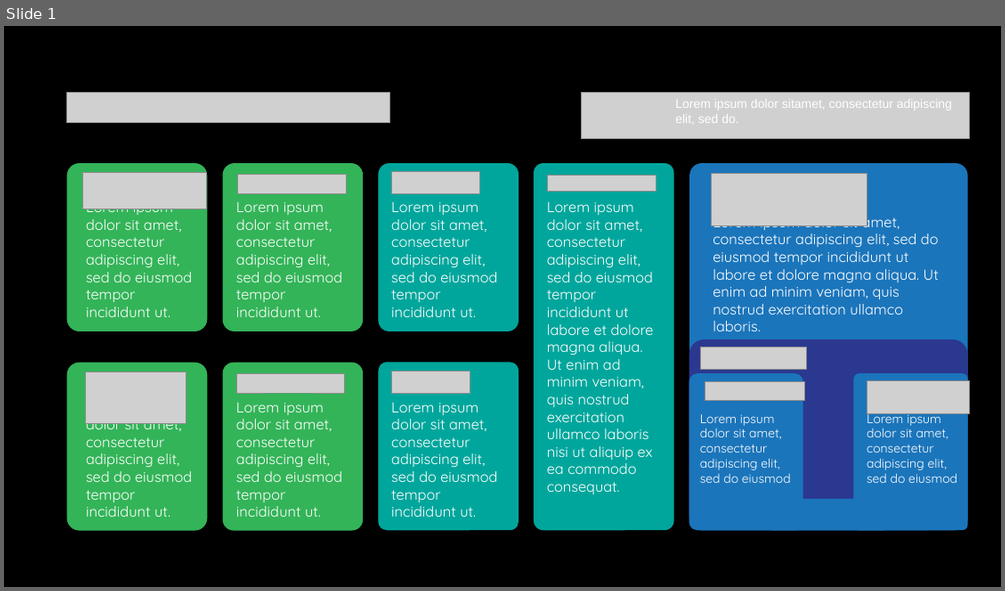
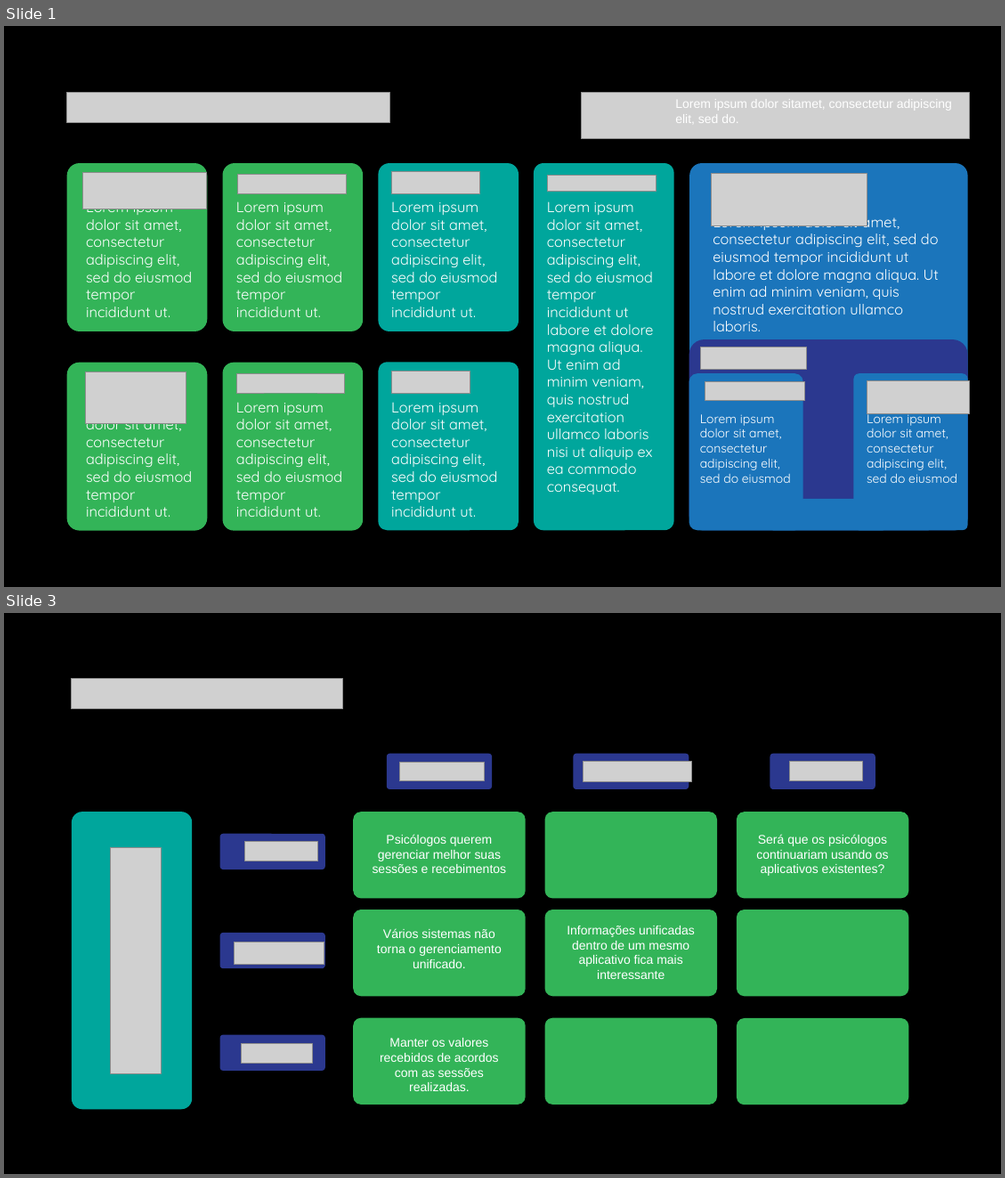
Before and after one commit to mjaramos/projeto_aplicado_igti, a slide deck: Documentos/Modelo Canvas do Projeto Aplicado - 2021.pptx. Shown one above the other, each under a label of ours: slide 1 before the commit, slides 1 and 3 after it; the slides between them are not shown. The pictures are 1005x591 and 1005x1178 pixels, drawn with LibreOffice and Linux fonts; fonts in the diff are those of the drawing; grey boxes stand for pictures. Boxes give left, top, right and bottom in pixels: in the first picture for what was removed or moved away, otherwise in the second. Text is boxed around its words. In the diff, an @@ line names an element or a change of style, - is before the commit and + after.

```diff
--- a/Documentos/Modelo Canvas do Projeto Aplicado - 2021.pptx
+++ b/Documentos/Modelo Canvas do Projeto Aplicado - 2021.pptx
@@ slide 3 added at box(4, 613, 1001, 1174), background #000000 @@
@@ picture added at box(71, 679, 343, 709) @@
@@ rounded rectangle added at box(387, 754, 493, 789), fill #2B388F @@
@@ picture added at box(399, 762, 485, 781) @@
@@ rounded rectangle added at box(573, 754, 689, 789), fill #2B388F @@
@@ picture added at box(582, 761, 692, 781) @@
@@ rounded rectangle added at box(769, 754, 875, 789), fill #2B388F @@
@@ picture added at box(789, 761, 863, 780) @@
@@ rounded rectangle added at box(72, 811, 192, 1110), fill #00A69C @@
@@ rounded rectangle added at box(353, 811, 526, 899), fill #33B458 @@
@@ rounded rectangle added at box(544, 811, 717, 899), fill #33B458 @@
@@ rounded rectangle added at box(736, 811, 909, 899), fill #33B458 @@
@@ picture added at box(111, 847, 161, 1073) @@
@@ rounded rectangle added at box(220, 834, 325, 869), fill #2B388F @@
@@ picture added at box(245, 842, 318, 861) @@
@@ text added at box(372, 834, 506, 873), 12 pt, text #FFFFFF @@
+Psicólogos querem gerenciar melhor suas sessões e recebimentos
@@ text added at box(756, 834, 889, 876), 12 pt, text #FFFFFF @@
+Será que os psicólogos continuariam usando os aplicativos existentes?
@@ rounded rectangle added at box(220, 933, 325, 968), fill #2B388F @@
@@ rounded rectangle added at box(353, 909, 526, 996), fill #33B458 @@
@@ text added at box(377, 928, 501, 968), 12 pt, text #FFFFFF @@
+Vários sistemas não torna o gerenciamento unificado.
@@ rounded rectangle added at box(544, 909, 717, 996), fill #33B458 @@
@@ text added at box(566, 925, 695, 979), 12 pt, text #FFFFFF @@
+Informações unificadas dentro de um mesmo aplicativo fica mais interessante
@@ rounded rectangle added at box(736, 909, 909, 996), fill #33B458 @@
@@ picture added at box(235, 941, 324, 964) @@
@@ rounded rectangle added at box(220, 1035, 325, 1070), fill #2B388F @@
@@ rounded rectangle added at box(353, 1018, 526, 1104), fill #33B458 @@
@@ text added at box(380, 1038, 499, 1091), 12 pt, text #FFFFFF @@
+Manter os valores recebidos de acordos com as sessões realizadas.
@@ rounded rectangle added at box(544, 1018, 717, 1104), fill #33B458 @@
@@ rounded rectangle added at box(736, 1018, 909, 1105), fill #33B458 @@
@@ picture added at box(241, 1043, 312, 1062) @@
```
Also in this commit, not shown: 3 other slides added, 4 slides removed, 1 other file.
